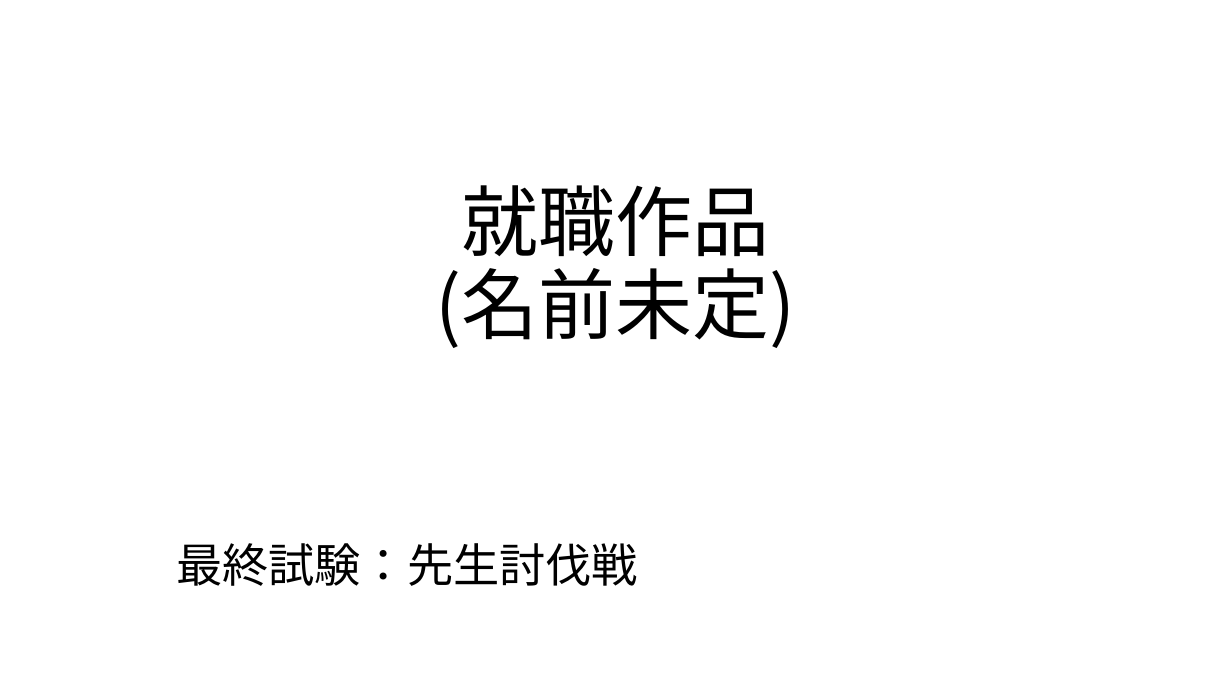
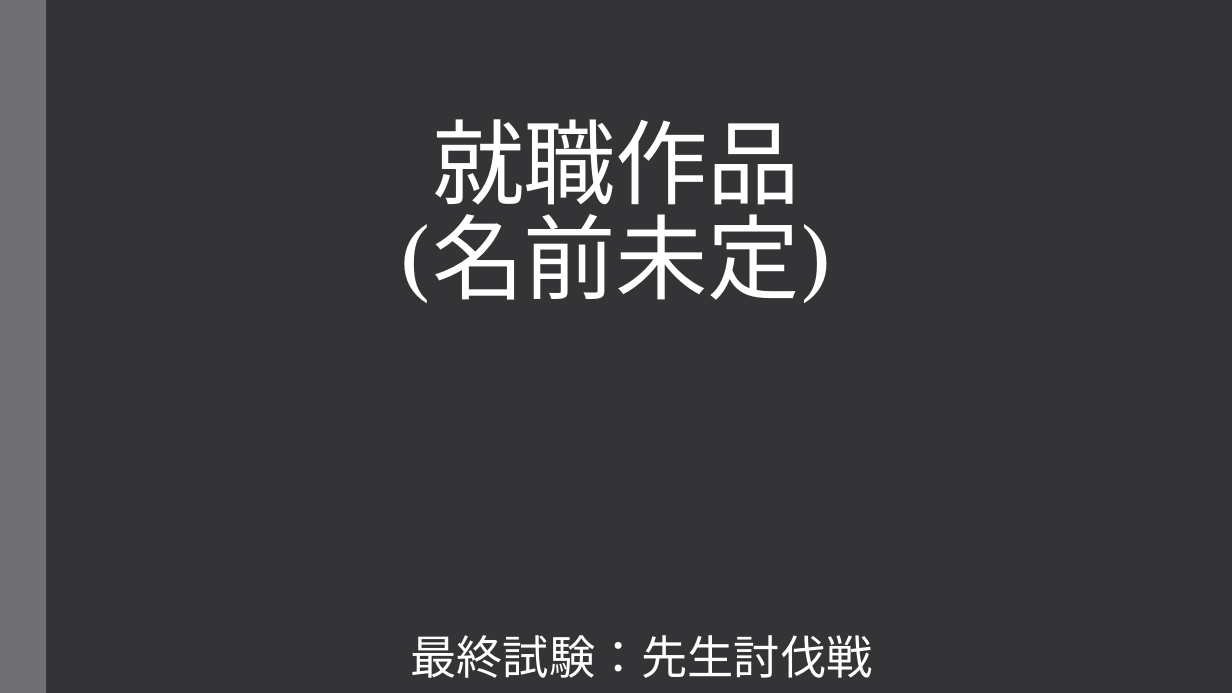
Before and after one commit to kakisawa/ProductionWork, a slide deck: slide 1 of 3DGame_3_NamelessGame/NamelessGame_企画書.pptx. Drawn at 1232x693 pixels with LibreOffice and Linux fonts; fonts in the diff are those of the drawing. Boxes give left, top, right and bottom in pixels: in the first picture for what was removed or moved away, otherwise in the second. Text is boxed around its words. In the diff, an @@ line names an element or a change of style, - is before the commit and + after.

```diff
--- a/3DGame_3_NamelessGame/NamelessGame_企画書.pptx
+++ b/3DGame_3_NamelessGame/NamelessGame_企画書.pptx
@@ background #FFFFFF to #353537 @@
@@ rectangle added at [0, 0, 46, 693], fill #6F6F74 @@
@@ title "就職作品 (名前未定)": place and size @@
-title "就職作品 (名前未定)" at [436, 185, 796, 348]
+title "就職作品 (名前未定)" at [401, 119, 830, 303]
@@ title "就職作品 (名前未定)" at [401, 119, 830, 303]: size 60 to 72 pt, font Noto Sans CJK JP to TeX Gyre Schola, text colour #000000 to #FFFFFF, letter spacing 0 to -0.5 pt; line spacing 0.9 to 0.85 @@
@@ text "最終試験：先生討伐戦": place and size @@
-text "最終試験：先生討伐戦" at [176, 543, 638, 586]
+text "最終試験：先生討伐戦" at [411, 635, 873, 678]
@@ text "最終試験：先生討伐戦" at [411, 635, 873, 678]: font Noto Sans CJK JP to TeX Gyre Schola, text colour #000000 to #FFFFFF @@
```
Also in this commit, not shown: 5 other slides changed, 1 slide added, 1 slide removed, 5 other files.
